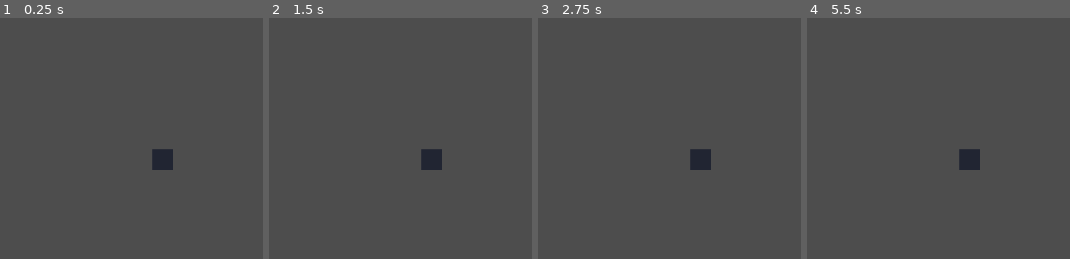
Above: before the commit, frames 1-4 (left to right).
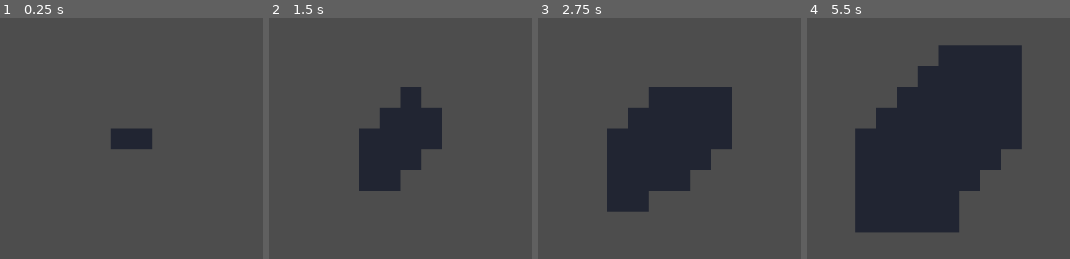
Above: after the commit, the same moments.

Repository: viywolf/ugabs
Game: Godot game, scene res://scenes/main.tscn
The game is run twice, just before and just after one commit, with the same random seed, the same clock (stepped at 60 frames per second) and the same inputs. The engine's default icon, where the game draws it, is replaced by a stand-in: a white triangle on a blue panel in a dark square.
Inputs (mouse positions are in pixels of both pictures, inside the frame that each line leads up to):
- Up to frame 1 (0.25 s): no input
- Up to frame 2 (1.5 s): tap Enter at 0.5 s; move the mouse to (outside the picture) at 0.52 s; hold Right 0.53-1.28 s; tap Alt at 0.6 s; click (outside the picture) at 0.67 s; move the mouse to (outside the picture) at 1.27 s; hold Down from 1.28 s (still down); tap Shift at 1.35 s
- Up to frame 3 (2.75 s): move the mouse to (748, 30) at 2.02 s; release Down at 2.03 s; hold Right from 2.03 s (still down); tap Alt at 2.1 s
- Up to frame 4 (5.5 s): move the mouse to (899, 218) at 2.77 s; release Right at 2.78 s; hold Up 2.78-3.53 s; tap Shift at 2.85, 4.35 s; click (899, 218) at 2.92 s; move the mouse to (outside the picture) at 3.52 s; hold Left 3.53-5.03 s; tap Alt at 3.6, 5.1 s; move the mouse to (outside the picture) at 4.27 s; move the mouse to (977, 128) at 5.02 s; hold Down from 5.03 s (still down); click (977, 128) at 5.17 s

The runs differ from the first frame. In frame 1, 2.0% of the frame differs, in the area x 42-66%, y 46-64%; in frame 2, 9.4%; in frame 3, 17%; in frame 4, 35%, in the area x 18-82%, y 11-89%.

Commit message:
efficiency

Diff:
--- a/scenes/main.gd
+++ b/scenes/main.gd
@@ -1,6 +1,53 @@
 extends Node2D
 
+var a = [-1, 0, 1]
+
+var starting_cell : Vector2 = Vector2(0,0)
+
+var queue : Array = []
+var cur_cell
+var visited_cells : Dictionary
+
+var time_per_tick : float = 0.5
+
+# For traversing the queue without deleting elements
+var cur_index : int = 0
+var THRESHOLD_BEFORE_POINTER : int = 50
+var trigger_pointer_mode : bool = true
 
 # Called when the node enters the scene tree for the first time.
 func _ready() -> void:
-	$TileMapLayer.set_cell(Vector2i(1,1), 0, Vector2i(0, 55))
+	$TileMapLayer.set_cell(starting_cell, 0, Vector2i(0, 55))
+	queue.push_back(starting_cell)
+	visited_cells[starting_cell] = true
+
+	Engine.physics_ticks_per_second = 10
+
+func _physics_process(delta: float) -> void:
+	# Make it so it only triggers the following code if the time is modulo 0 -v
+	#(Time.get_ticks_msec() * 100 - (floor(Time.get_ticks_msec() * 100 / (time_per_tick)) * time_per_tick)
+	#if(int(Time.get_ticks_usec()) % 11 != 0): return
+
+	if(queue.is_empty() == false):
+		if(queue.size() >= THRESHOLD_BEFORE_POINTER):
+			trigger_pointer_mode = true
+		if(trigger_pointer_mode):
+			cur_cell = queue[cur_index]
+			cur_index += 1
+		else:
+			cur_cell = queue.front()
+			queue.pop_front()
+		$TileMapLayer.set_cell(cur_cell, 0, Vector2i(0, 55))
+		add_to_queue(cur_cell)
+
+func add_to_queue(cur_cell : Vector2) -> void:
+	for i in range(3):
+		# Limitting the range of the exapnsion -v
+		#if(cur_cell.x + a[i] < 0 or cur_cell.x + a[i] > 5): continue
+		for j in range(3):
+			if(a[i] == a[j]): continue
+			#if(cur_cell.y + a[j] < 0 or cur_cell.x + a[j] > 5): continue
+			if(visited_cells.get(Vector2i(cur_cell.x + a[i],cur_cell.y + a[j])) == null):
+				queue.push_back(Vector2i(cur_cell.x + a[i],cur_cell.y + a[j]))
+				visited_cells[Vector2i(cur_cell.x + a[i],cur_cell.y + a[j])] = true
+			#await get_tree().create_timer(time_per_tick).timeout
